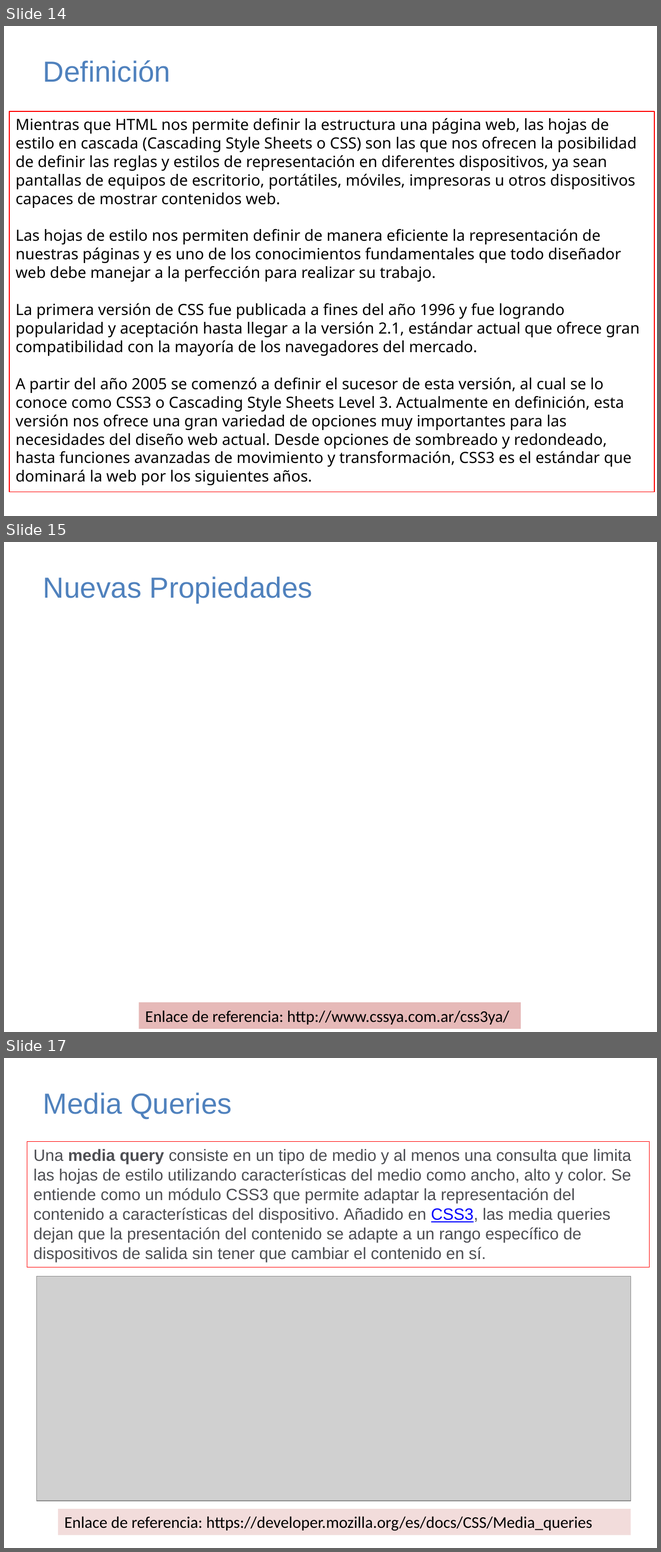
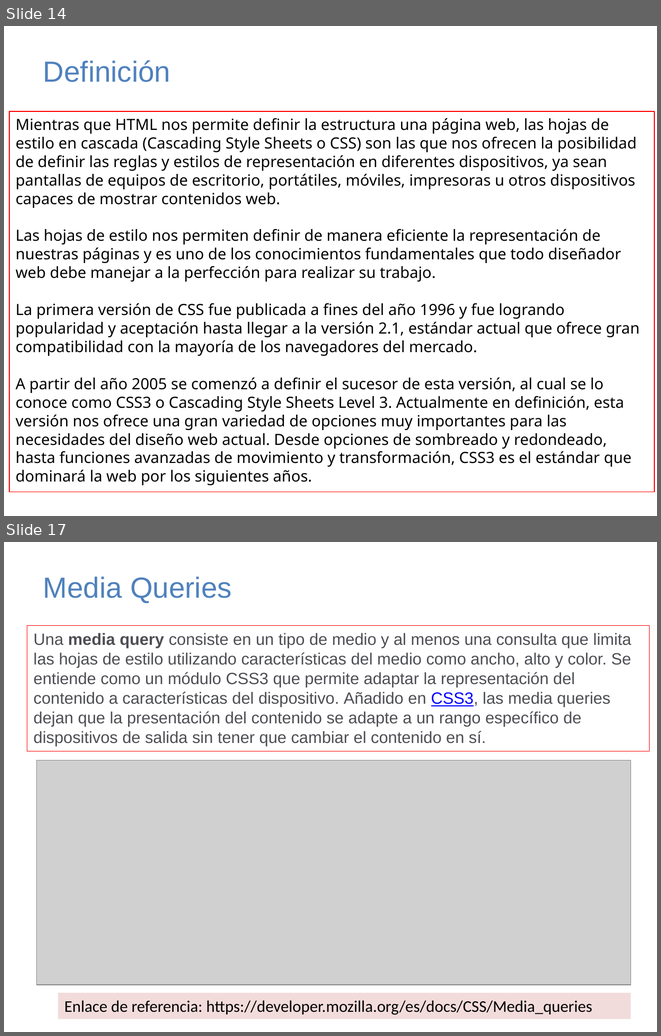
Before and after one commit to AlanNoboa/STKHtml5Css3, a slide deck: HTML 5 y CSS 3.pptx. Shown one above the other, each under a label of ours: slides 14, 15 and 17 before the commit, slides 14 and 17 after it; the slides between them are not shown. The pictures are 661x1552 and 661x1036 pixels, drawn with LibreOffice and Linux fonts; fonts in the diff are those of the drawing; grey boxes stand for pictures. Boxes give left, top, right and bottom in pixels: in the first picture for what was removed or moved away, otherwise in the second. Text is boxed around its words. In the diff, an @@ line names an element or a change of style, - is before the commit and + after.

```diff
--- a/HTML 5 y CSS 3.pptx
+++ b/HTML 5 y CSS 3.pptx
@@ slide 15 removed at [4,542,657,1032], background #FFFFFF @@
@@ title removed at [43,576,312,602] @@
-Nuevas Propiedades
@@ rectangle removed at [139,1003,521,1029] @@
-Enlace de referencia: http://www.cssya.com.ar/css3ya/
```
Also in this commit, not shown: 1 slide changed, 1 slide added, 2 other files.
